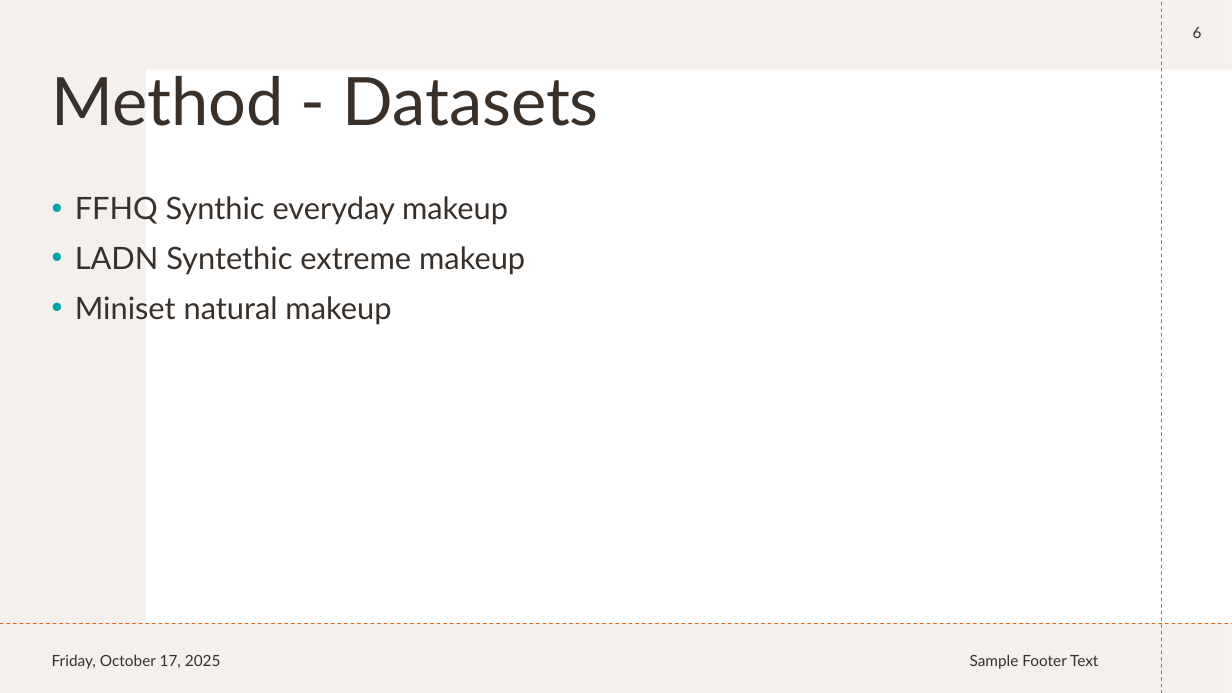
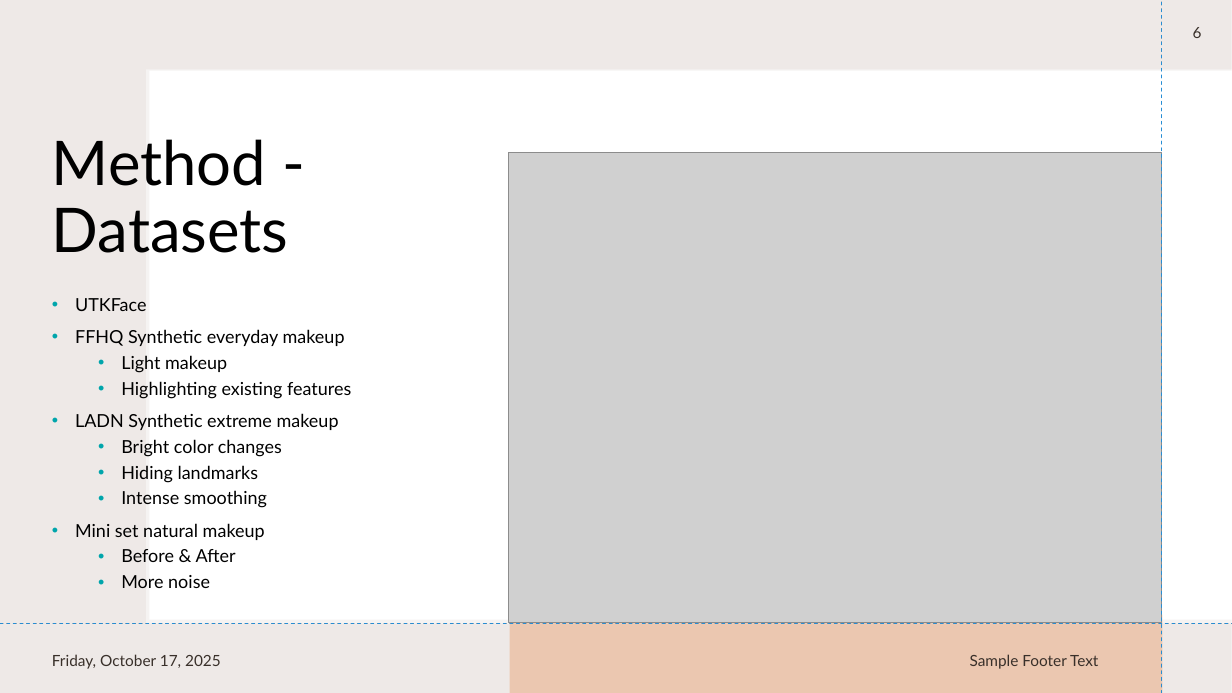
Before and after one commit to FrankVanDerVelde/master_applied-artificial_intelligence, a slide deck: slide 6 of symposium/symposium presentation.pptx. Drawn at 1232x693 pixels with LibreOffice and Linux fonts; fonts in the diff are those of the drawing; grey boxes stand for pictures. Boxes give left, top, right and bottom in pixels: in the first picture for what was removed or moved away, otherwise in the second. Text is boxed around its words. In the diff, an @@ line names an element or a change of style, - is before the commit and + after.

```diff
--- a/symposium/symposium presentation.pptx
+++ b/symposium/symposium presentation.pptx
@@ rectangle added at <box>0,0,1232,693</box>, fill #E5DEDB at 35% opacity @@
@@ line added from (1162, 693) to (1162, 1), #268DD4 0.75 pt dashed @@
@@ more space between paragraphs in 3 elements at <box>52,654,221,669</box>, <box>970,654,1098,669</box>, <box>1193,27,1202,38</box> @@
@@ title "Method - Datasets": place and size @@
-title "Method - Datasets" at <box>52,76,599,126</box>
+title "Method - Datasets" at <box>52,139,289,253</box>
@@ title "Method - Datasets" at <box>52,139,289,253</box>: size 52 to 48 pt, text colour #39302A to #000000; vertical alignment middle to bottom @@
@@ rectangle added at <box>150,71,1232,620</box>, fill #FFFFFF @@
@@ picture added at <box>509,152,1162,623</box> @@
@@ text at <box>75,298,351,588</box>: text changed; size 24 to 14 pt; text colour #39302A to #000000 @@
-• FFHQ Synthic everyday makeup
-• LADN Syntethic extreme makeup
-• Miniset natural makeup
+• UTKFace
+• FFHQ Synthetic everyday makeup
+  • Light makeup
+  • Highlighting existing features
+• LADN Synthetic extreme makeup
+  • Bright color changes
+  • Hiding landmarks
+  • Intense smoothing
+• Mini set natural makeup
+  • Before & After
+  • More noise
@@ line added from (0, 624) to (1232, 624), #268DD4 0.75 pt dashed @@
@@ rectangle added at <box>509,615,1162,693</box>, fill #E4650E at 25% opacity @@
```
Also in this commit, not shown: 10 other slides changed.
